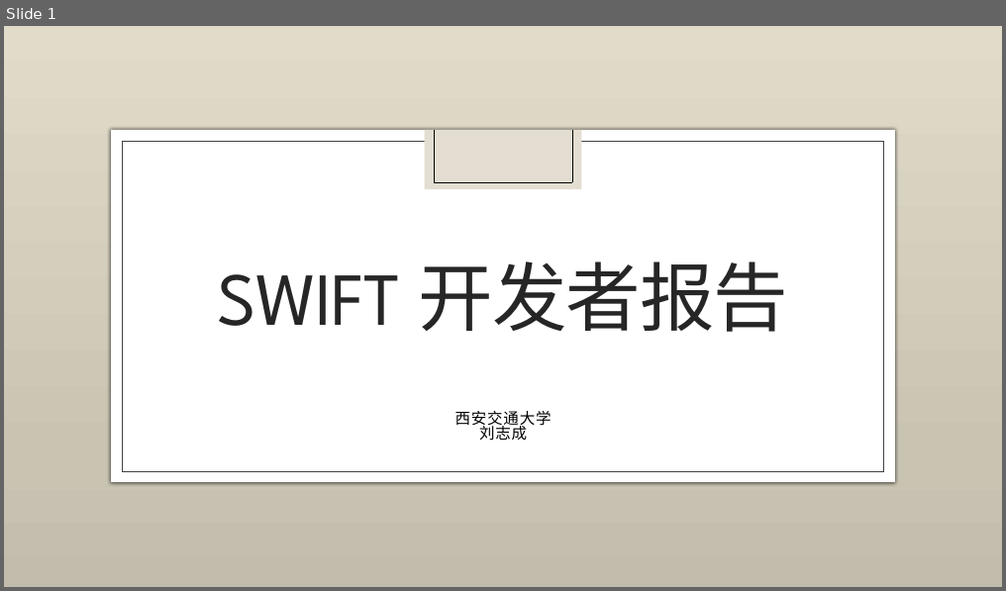
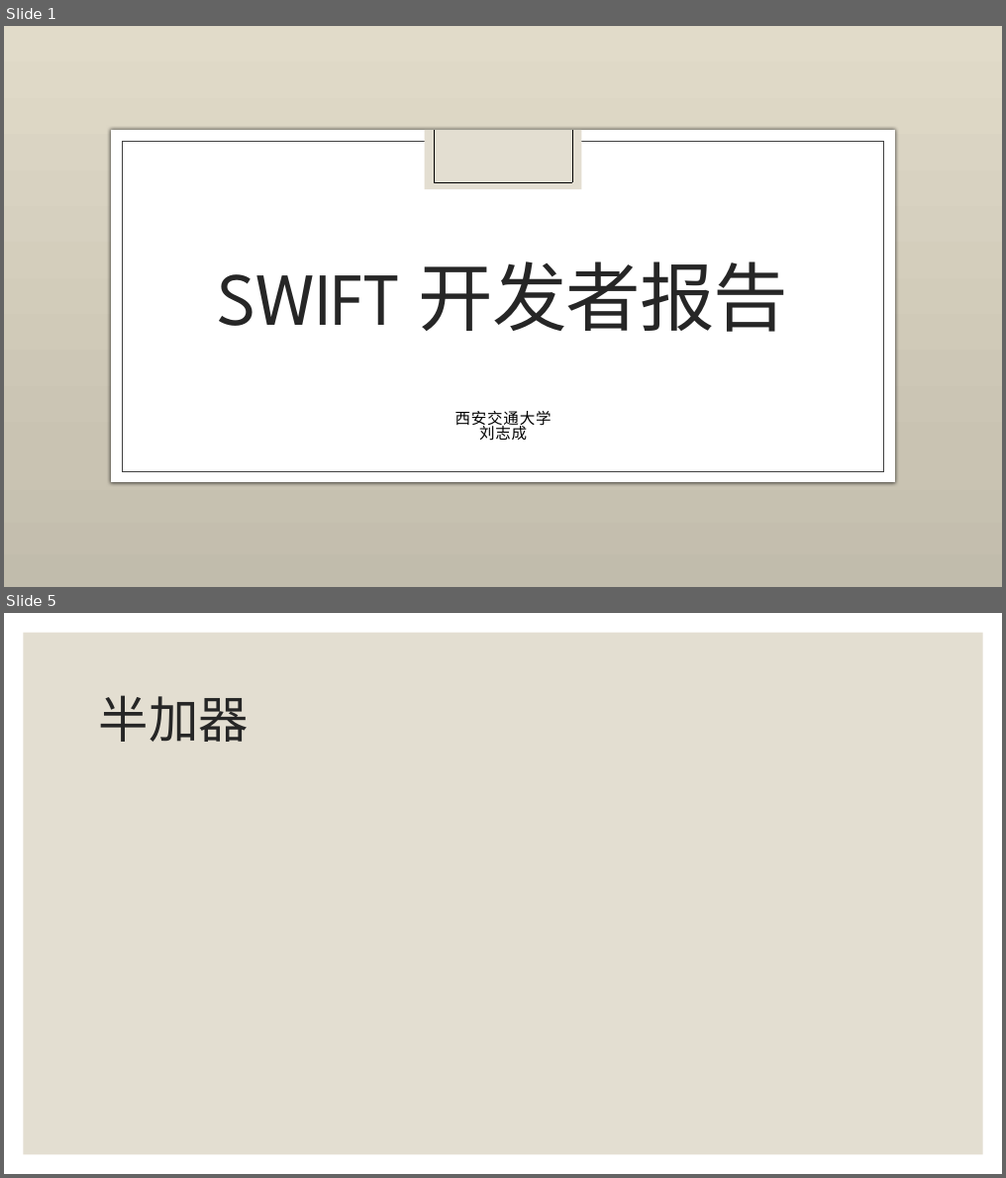
Before and after one commit to zchliu/SWIFT_SIM, a slide deck: doc/自研处理器的实践：SWIFT 开发经验分享.pptx. Shown one above the other, each under a label of ours: slide 1 before the commit, slides 1 and 5 after it; the slides between them are not shown. The pictures are 1006x591 and 1006x1178 pixels, drawn with LibreOffice and Linux fonts; fonts in the diff are those of the drawing; background and template pictures are left out. Boxes give left, top, right and bottom in pixels: in the first picture for what was removed or moved away, otherwise in the second. Text is boxed around its words. In the diff, an @@ line names an element or a change of style, - is before the commit and + after.

```diff
--- a/doc/自研处理器的实践：SWIFT 开发经验分享.pptx
+++ b/doc/自研处理器的实践：SWIFT 开发经验分享.pptx
@@ slide 5 added at (x1=4, y1=613, x2=1002, y2=1174), background #FFFFFF @@
@@ rectangle added at (x1=24, y1=633, x2=983, y2=1155), fill #E3DED1 @@
@@ title added at (x1=99, y1=695, x2=249, y2=742), 48 pt, text #262626 @@
+半加器
```
Also in this commit, not shown: 6 other slides added, 1 slide removed, 4 other files.
